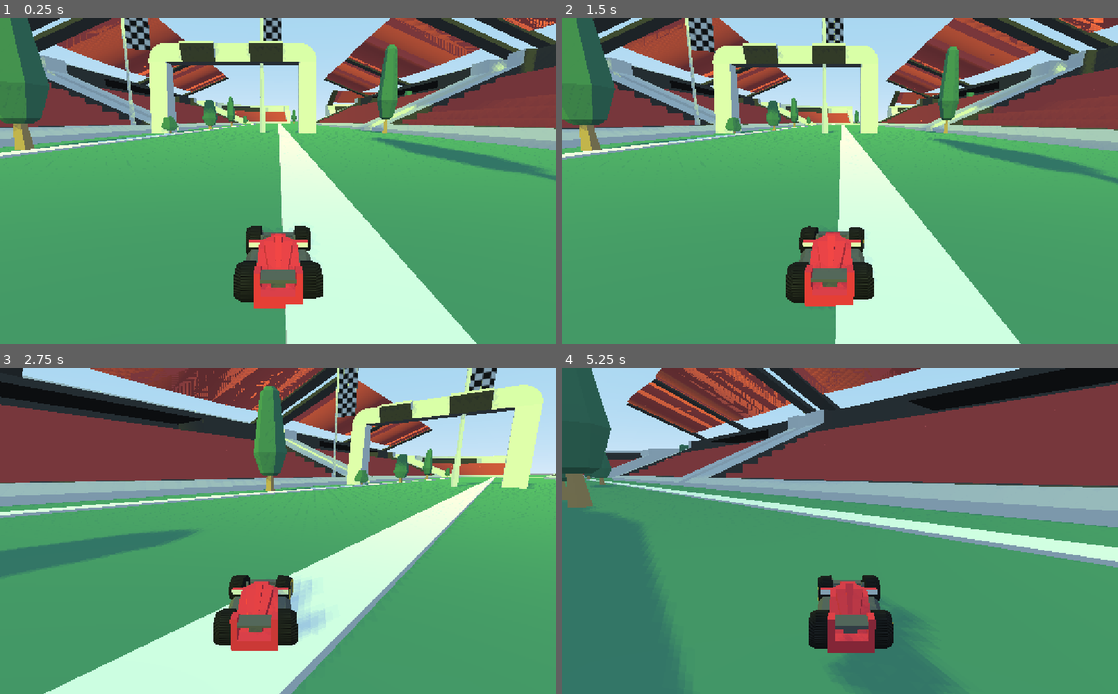
Above: before the commit, frames 1-4 (two rows, left to right).
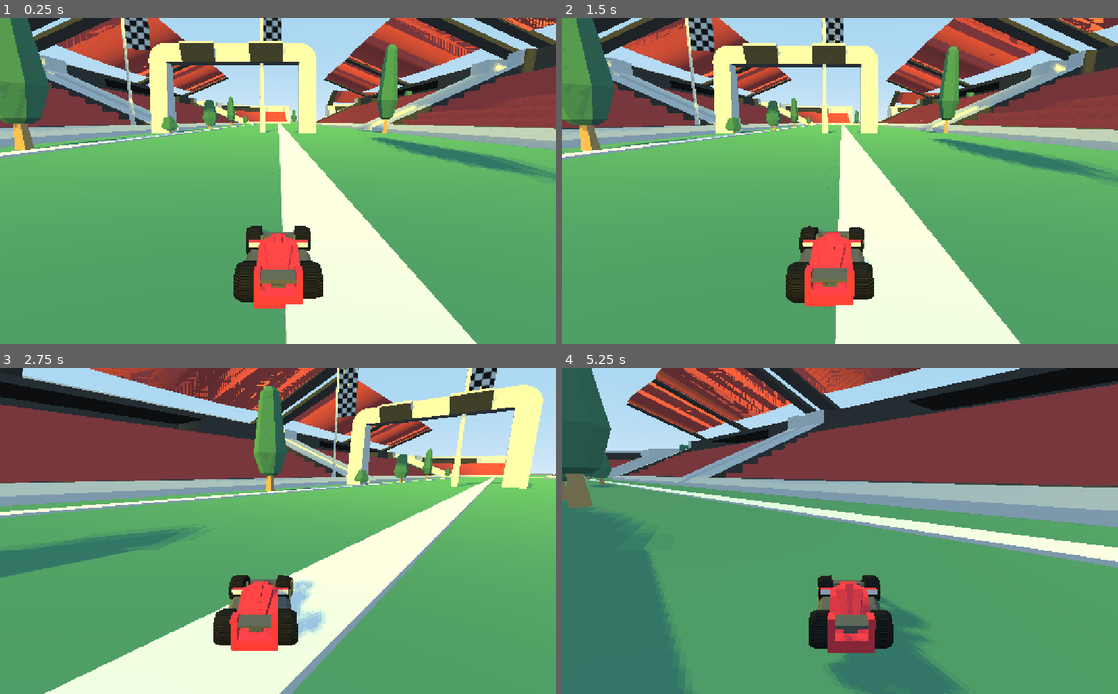
Above: after the commit, the same moments.

Repository: RichoM/LowPolyRacing
Game: Godot game, scene res://Race.tscn
Same seed, same stepped clock (60 frames per second), same inputs: the game is played once before the commit and once after it.
Inputs:
- Up to frame 1 (0.25 s): no input
- Up to frame 2 (1.5 s): hold Right (car_turnright) 0.53-1.28 s; hold Down (car_backwards) from 1.28 s (still down)
- Up to frame 3 (2.75 s): release Down (car_backwards) at 2.03 s; hold Right (car_turnright) from 2.03 s (still down)
- Up to frame 4 (5.25 s): release Right (car_turnright) at 2.78 s; hold Up (car_forward) 2.78-3.53 s; hold Left (car_turnleft) 3.53-5.03 s; hold Down (car_backwards) from 5.03 s (still down)

The runs differ from the first frame. In frame 1, 20% of the frame differs, in the area x 0-100%, y 0-100%; in frame 2, 20%; in frame 3, 19%; in frame 4, 4.1%.

Commit message:
Renamed ligth to "Sun" and changed a few settings to make the scene feel warmer

Diff:
--- a/Race.tscn
+++ b/Race.tscn
@@ -52,12 +52,12 @@
 [node name="CollisionShape" type="CollisionShape" parent="Ground/StaticBody"]
 shape = SubResource( 2 )
 
-[node name="DirectionalLight" type="DirectionalLight" parent="."]
+[node name="Sun" type="DirectionalLight" parent="."]
 transform = Transform( -0.536222, 0.840415, 0.0785432, 0.777537, 0.455595, 0.433439, 0.328485, 0.29349, -0.897754, 3.96282, 15.3862, -0.910858 )
-light_color = Color( 0.898039, 1, 0, 1 )
-light_energy = 0.5
+light_color = Color( 1, 0.766667, 0, 1 )
+light_energy = 0.77
 shadow_enabled = true
-directional_shadow_blend_splits = true
+directional_shadow_mode = 1
 
 [node name="Trees" type="Spatial" parent="."]
 
